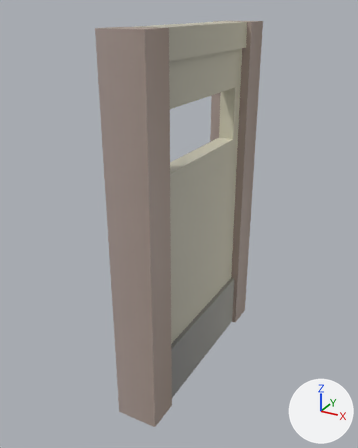
An edit to the FBX model Assets/_/Art/Models/BAR_PROTO_1/B01_fenetre_3.fbx, drawn before and after from the same camera.
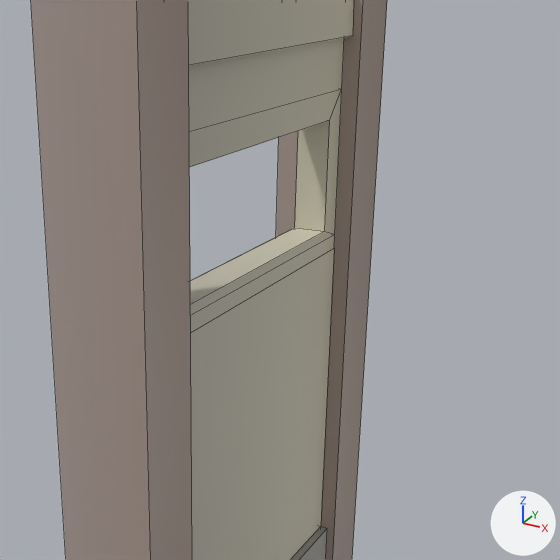
Old and new are each drawn whole from a 50 mm camera at (1.87, -4.57, 3.17) aimed at (-0.05, -1.08, 1.43) and again close up on the part from 23% to 96% of the width and 7% to 66% of the height. Every picture has the same lights, and +X, +Y and +Z are marked at lower right. The older version's two pictures come first. The close-ups show mesh edges as thin lines. Where no turn or scale is listed for an object, it has been applied to the vertices.

The first close-up shows 'B01_fenetre_3'.
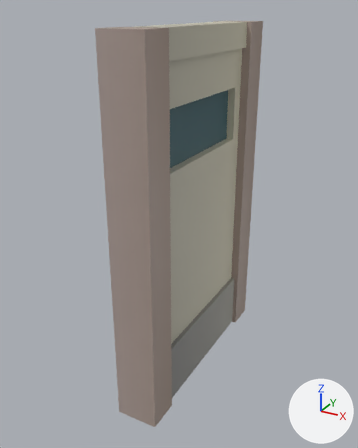
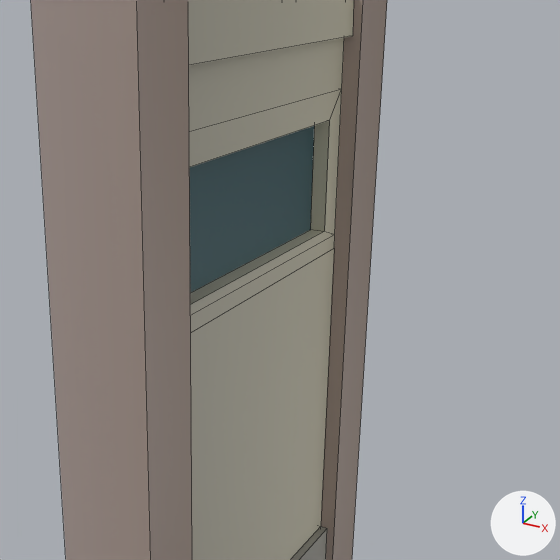
Pixel boxes (x1, y1, x2, y2) of what changed, in the close-ups (560 x 560 px):
part 1 of me_cube_070, added (cyan): after (189, 126, 315, 293)

What the commit changed:
Material 'Global_Transparency' (mat_global_transparency) is new.
Its texture is img_globale_texture_png.
me_cube_070 is used by ob_b01_fenetre_3; location (0.0, 0.0, 0.0).
me_cube_070 had 68 vertices, 64 faces and spanned x -0.14..0.21, y -1.97..0.0, z 0.0..3.05.
me_cube_070 now has 76 vertices, 70 faces and spans x -0.14..0.21, y -1.97..0.0, z 0.0..3.05.
me_cube_070 part 1: a new loose piece, a box spanning x 0.033..0.074, y -1.585..-0.395, z 2.054..2.519, in mat_global_transparency (picture img_globale_texture_png).
me_cube_070 gains material mat_global_transparency (picture img_globale_texture_png).
